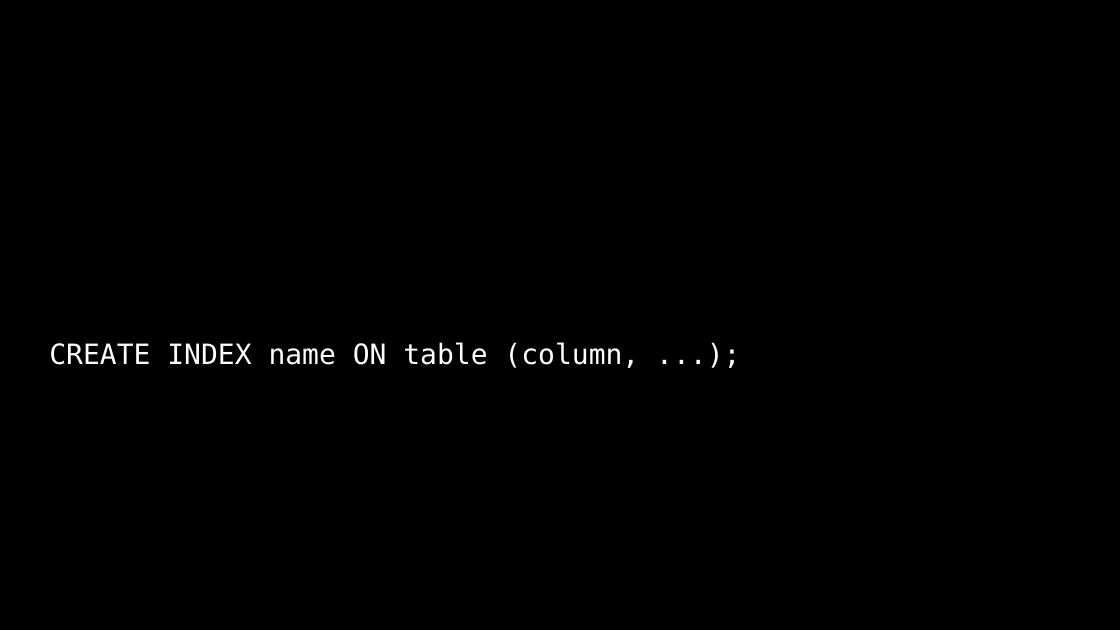
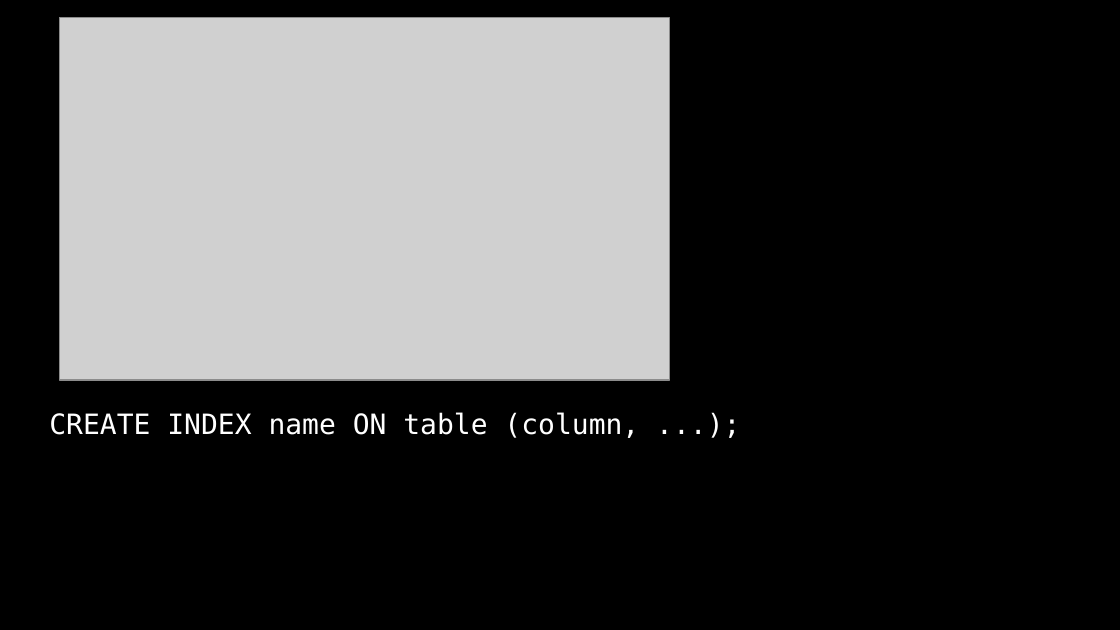
Before and after one commit to SQ4007-2025/website, a slide deck: slide 67 of docs/lectures/slides_8.pptx (slide 62 before the commit). Drawn at 1120x630 pixels with LibreOffice and Linux fonts; fonts in the diff are those of the drawing; grey boxes stand for pictures. Boxes give left, top, right and bottom in pixels: in the first picture for what was removed or moved away, otherwise in the second. Text is boxed around its words. In the diff, an @@ line names an element or a change of style, - is before the commit and + after.

```diff
--- a/docs/lectures/slides_8.pptx
+++ b/docs/lectures/slides_8.pptx
@@ picture added at [59, 18, 670, 380] @@
@@ text "CREATE INDEX name ON table ...": place and size @@
-text "CREATE INDEX name ON table ..." at [49, 342, 639, 368]
+text "CREATE INDEX name ON table ..." at [49, 412, 639, 438]
```
Also in this commit, not shown: 34 other slides changed, 7 slides added, 2 slides removed, 2 other files.
